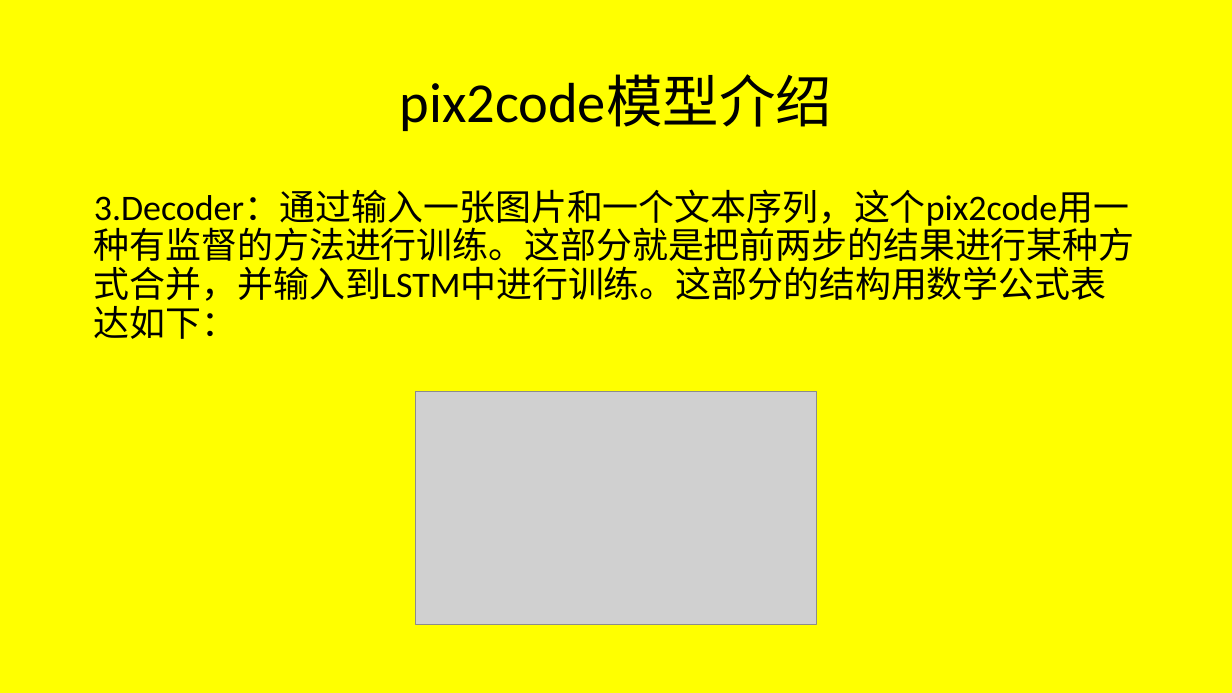
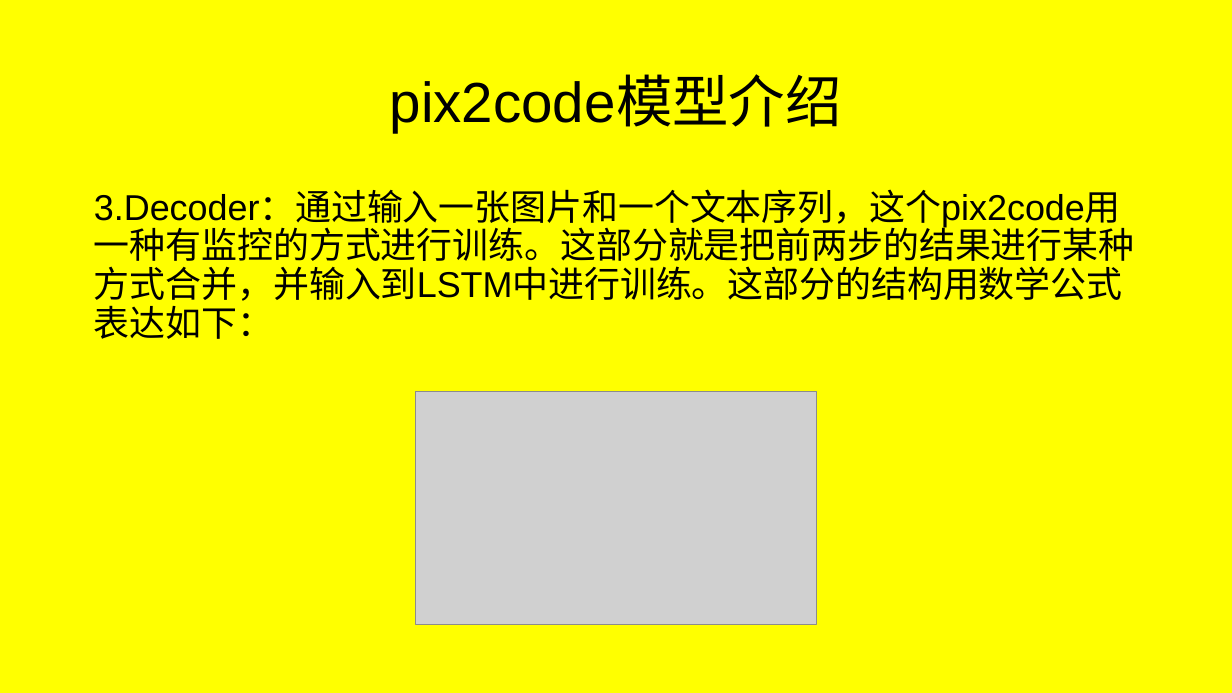
Before and after one commit to JFBabyHorse/learngit-and-BWESE, a slide deck: slide 10 of pix2code学习.pptx (slide 11 before the commit). Drawn at 1232x693 pixels with LibreOffice and Linux fonts; fonts in the diff are those of the drawing; grey boxes stand for pictures. Boxes give left, top, right and bottom in pixels: in the first picture for what was removed or moved away, otherwise in the second. Text is boxed around its words. In the diff, an @@ line names an element or a change of style, - is before the commit and + after.

```diff
--- a/pix2code学习.pptx
+++ b/pix2code学习.pptx
@@ title "pix2code模型介绍" at box(390, 77, 842, 132): font Calibri to Arial @@
@@ text at box(94, 192, 1135, 339): text changed; font Calibri to Arial @@
-3.Decoder：通过输入一张图片和一个文本序列，这个pix2code用一种有监督的方法进行训练。这部分就是把前两步的结果进行某种方式合并，并输入到LSTM中进行训练。这部分的结构用数学公式表达如下：
+3.Decoder：通过输入一张图片和一个文本序列，这个pix2code用一种有监控的方式进行训练。这部分就是把前两步的结果进行某种方式合并，并输入到LSTM中进行训练。这部分的结构用数学公式表达如下：
```
Also in this commit, not shown: 8 other slides changed, 1 slide removed.
